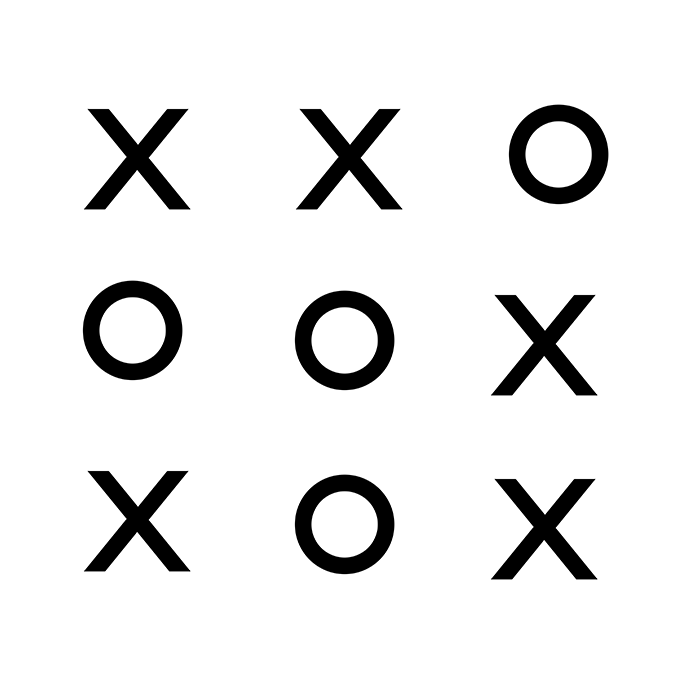
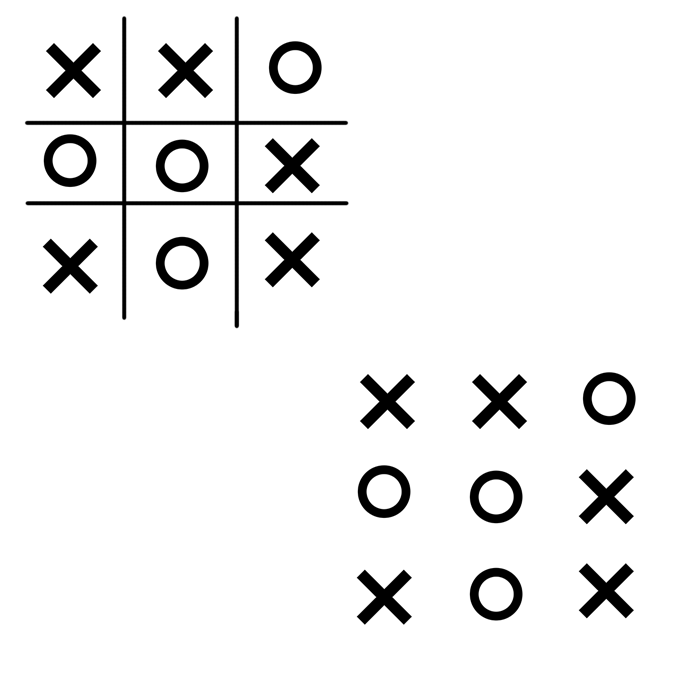
Before/after of a 700 × 700 layered artwork. What changed in the layer stack:
removed layer "ex cópia 4" over (x1=490, y1=474, x2=598, y2=582)
removed layer "ex cópia 3" over (x1=490, y1=294, x2=598, y2=398)
removed layer "ex cópia 2" over (x1=295, y1=108, x2=403, y2=210)
removed layer "ex cópia" over (x1=83, y1=104, x2=191, y2=212)
removed layer "ex" over (x1=83, y1=470, x2=191, y2=572)
renamed "circle cópia 3" to "ex1 cópia 5", painted on it over (x1=294, y1=317, x2=636, y2=625)
removed layer "circle cópia 2" over (x1=508, y1=104, x2=609, y2=205)
removed layer "circle cópia" over (x1=75, y1=272, x2=191, y2=381)
removed layer "circle" over (x1=294, y1=282, x2=403, y2=398)
renamed "Camada 0" to "ex1 cópia 4", showed it, painted on it over (x1=24, y1=16, x2=636, y2=625)
